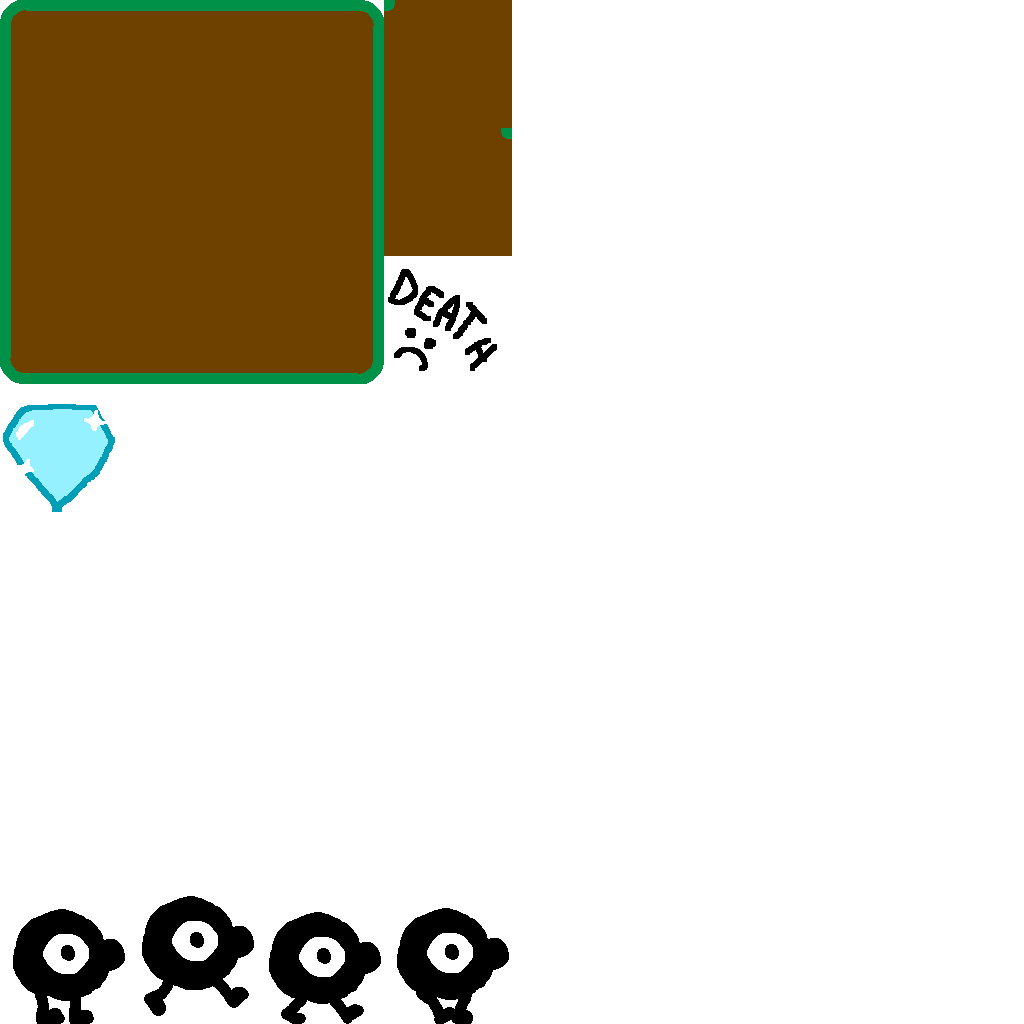
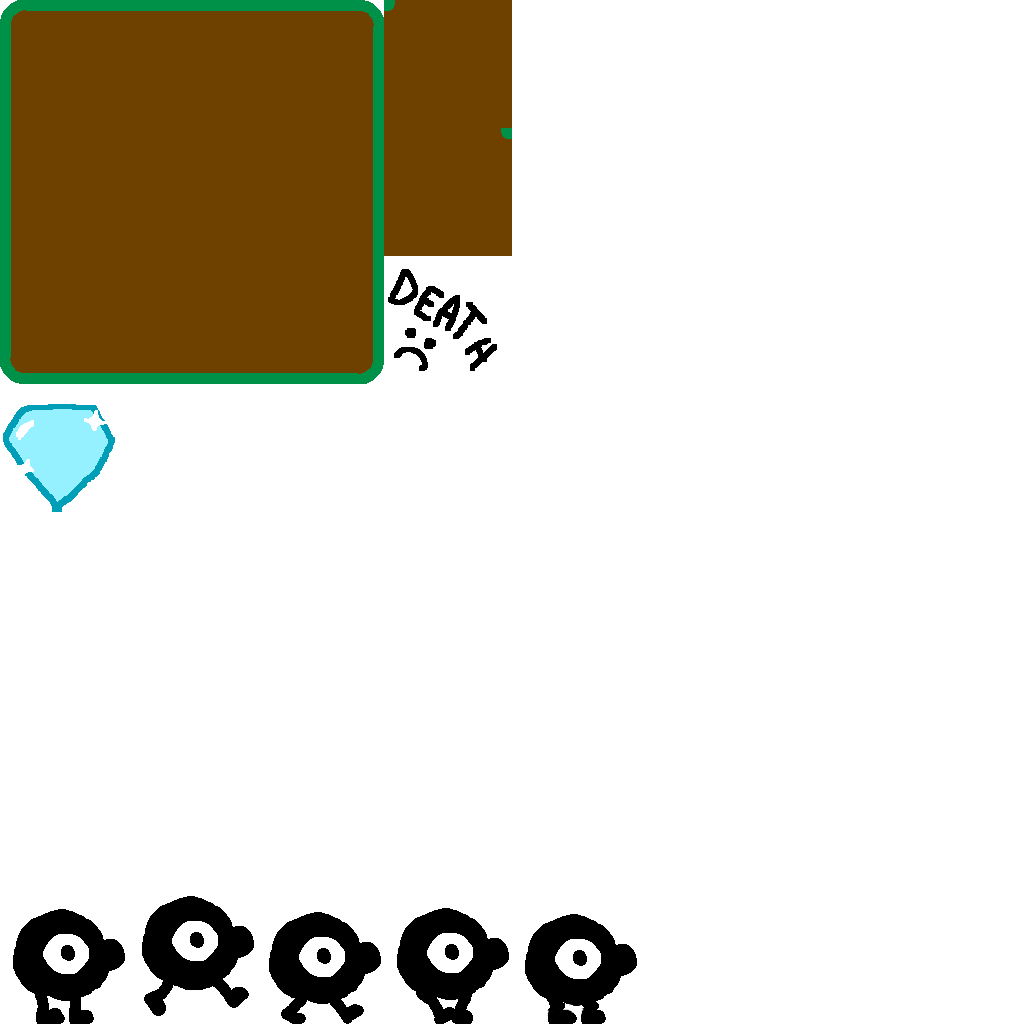
Before/after of a 1024×1024 layered artwork. What changed in the layer stack:
added layer "squat" above "stand" over [525, 914, 637, 1024]
